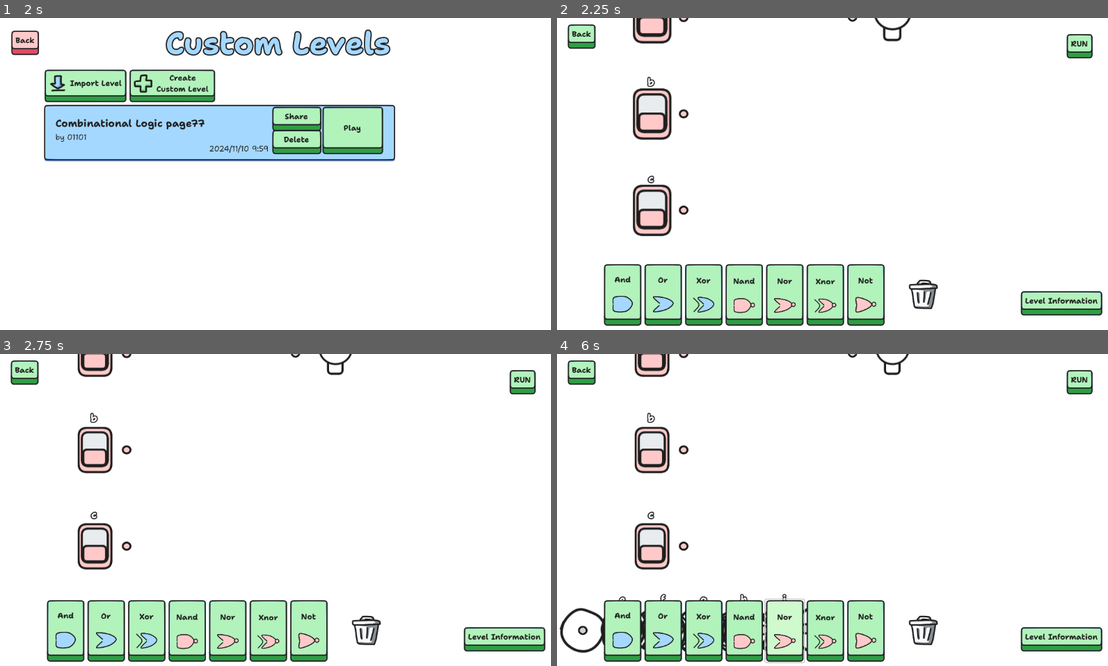
Above: before the commit, frames 1-4 (two rows, left to right).
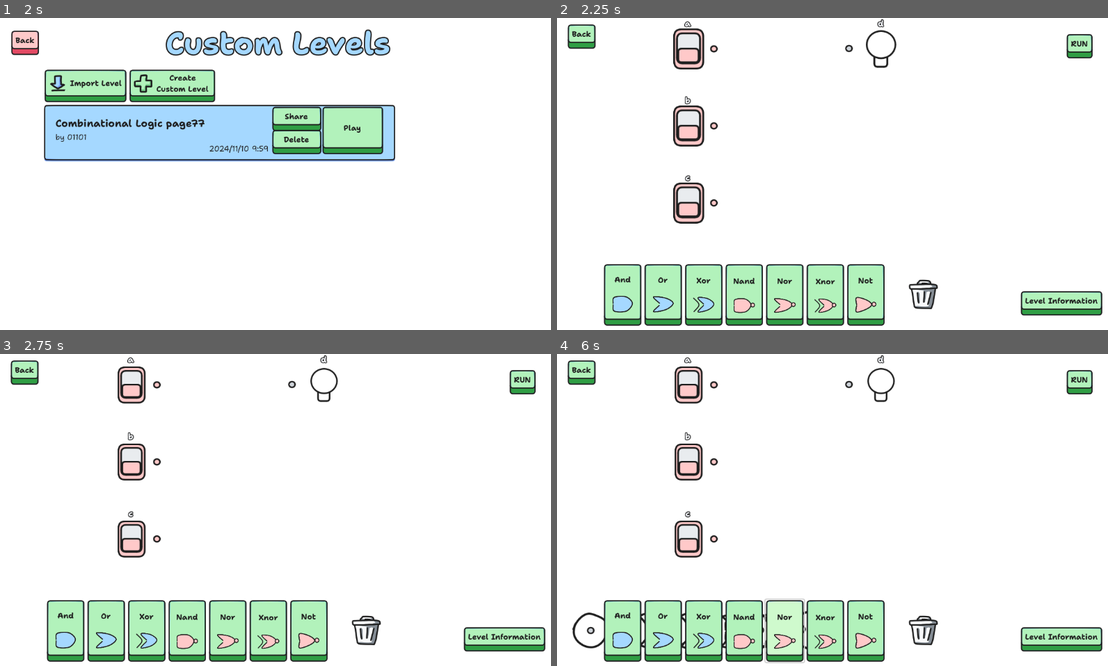
Above: after the commit, the same moments.

Repository: sininen-blue/logic-gate-tesseract
Game: Godot game, scene res://ui/title_page.tscn
Two runs of this game, one before a commit and one after it. Both use one fixed random seed, a clock stepped at 60 frames per second and the inputs below.
Inputs:
- Up to frame 1 (2 s): click "Play" at 0.5 s; click "Play" at 1.25 s
- Up to frame 2 (2.25 s): click "Play" at 2 s
- Up to frame 3 (2.75 s): no input
- Up to frame 4 (6 s): click "And" at 2.75 s; click "Or" at 3.5 s; click "Xor" at 4.25 s; click "Nand" at 5 s; click "Nor" at 5.75 s

Frame 1 is identical in both runs. In frame 2, 4.7% of the frame differs, in the area x 13-65%, y 0-70%; in frame 3, 3.9%; in frame 4, 4.7%.

Commit message:
changed default zoom out

Diff:
--- a/simulation/simulation.tscn
+++ b/simulation/simulation.tscn
@@ -24,6 +24,7 @@
 
 [node name="Camera2D" type="Camera2D" parent="."]
 position = Vector2(581, 325)
+zoom = Vector2(0.8, 0.8)
 
 [node name="TempLine" type="Line2D" parent="."]
 points = PackedVector2Array(0, 0, 0, 0)
